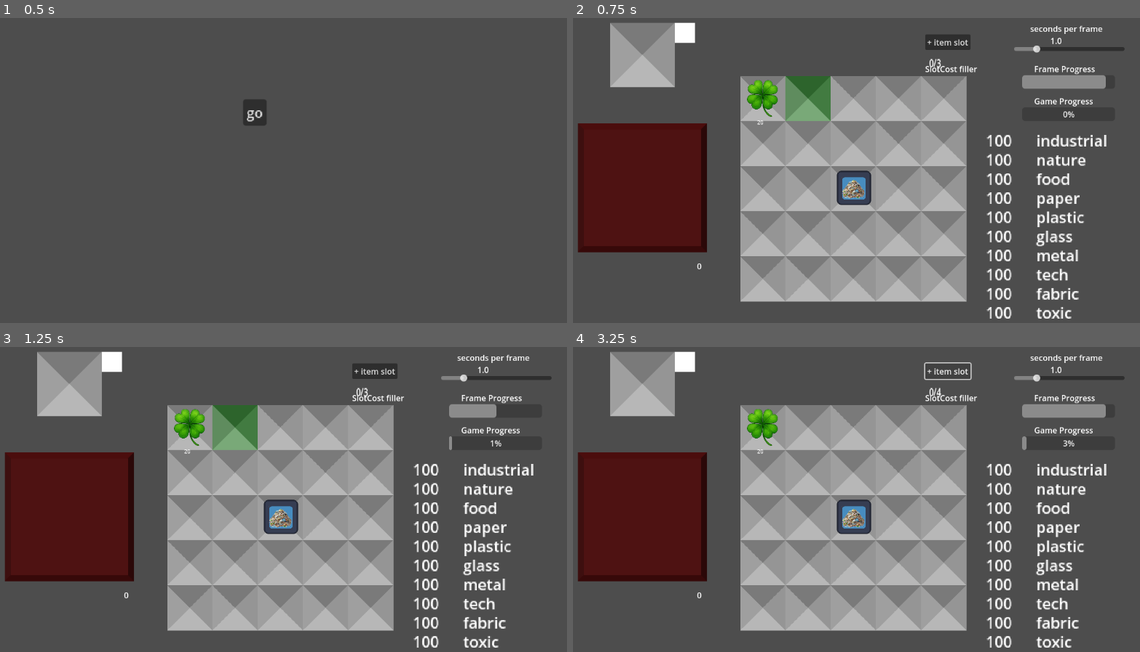
Above: before the commit, frames 1-4 (two rows, left to right).
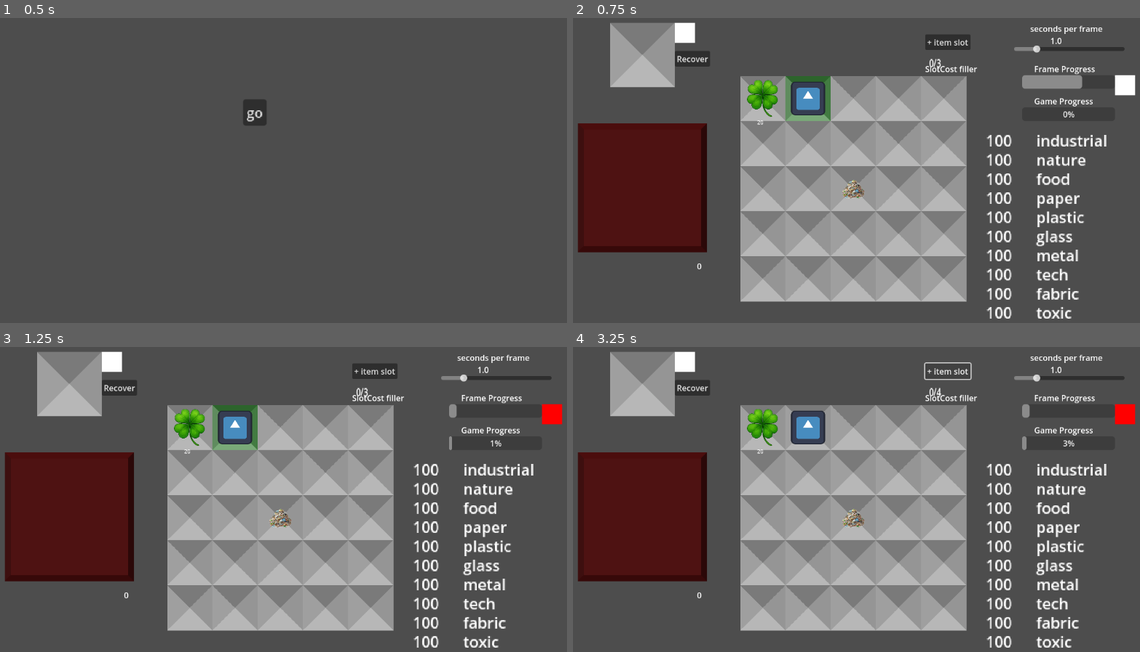
Above: after the commit, the same moments.

Repository: folkersm/junk_game
Game: Godot game, scene res://main.tscn
Same seed, same stepped clock (60 frames per second), same inputs: the game is played once before the commit and once after it. The engine's default icon, where the game draws it, is replaced by a stand-in: a white triangle on a blue panel in a dark square.
Inputs (mouse positions are in pixels of both pictures, inside the frame that each line leads up to):
- Up to frame 1 (0.5 s): no input
- Up to frame 2 (0.75 s): click "go" at 0.5 s
- Up to frame 3 (1.25 s): no input
- Up to frame 4 (3.25 s): click (692, 386) at 1.25 s, where only the run after the commit has a clickable "Recover"; click (641, 514) at 2 s; click "+ item slot" at 2.75 s

Frame 1 is identical in both runs. In frame 2, 1.9% of the frame differs, in the area x 17-100%, y 10-62%; in frame 3, 2.1%; in frame 4, 2.4%.

Commit message:
fixed the top card dragging problem

Diff:
--- a/battery.gd
+++ b/battery.gd
@@ -8,6 +8,13 @@
 var type: String = "nature"
 var location: Vector2i
 var object_name = "battery"
+
+
+
+
+
+func activate(loc, code, type, source):
+	print("printing cone activation ", loc, code, type, source)
 
 
 func set_level(nivel):
--- a/card_library.gd
+++ b/card_library.gd
@@ -8,7 +8,6 @@
 
 #rather than hard-coding a list of card details, I'm going to use
 func generate_card_probs(): # produce a data structure that holds all types and their probabilities
-	print("generating card probs in card library")
 	probability_dist = {}
 	var cards
 	for type in get_children():
--- a/clover.gd
+++ b/clover.gd
@@ -24,17 +24,12 @@
 	location = loc
 
 func activate(loc, code, type, source):
-	print("")
 	if code == "building added":
-		print("debug: got inside clover building added block")
 		var rando = rng.randi_range(0,20)
 		if level >= rando:
 			upgrade_an_adjacent()
-		else:
-			print("failed to upgrade %f %f" % [level, rando])
 
 func upgrade_an_adjacent():
-	print("modded adjacent")
 	var adjacents = []
 	for x in [-1,0,1]:
 		for y in [-1,0,1]:
@@ -44,13 +39,8 @@
 				if sx >= 0 and sx < 5 and sy >= 0 and sy < 5:
 					var obj = board.grid[sx][sy]  # Note: y is the row, x is the column
 					if obj != null and obj.has_method("mod_level"):
-						print(obj.get_class(), "debug printing class of object in clover adjacentcy check")
 						adjacents.append(obj)
-	print("clover debug", adjacents)
 	if adjacents != []:
-		print("clover at ", location, " has adjacents: ",adjacents)
 		$AnimationPlayer.play("wiggle")
 		var index = rng.randi_range(0,len(adjacents)-1)
 		adjacents[index].mod_level(1)
-	else:
-		print("no adjacent objects to clover at ", location)
--- a/cone.gd
+++ b/cone.gd
@@ -12,6 +12,9 @@
 
 
 
+func activate(loc, code, type, source):
+	print("printing cone activation ", loc, code, type, source)
+
 func set_level(nivel):
 	level = nivel
 	get_node("level").text = str(nivel)
--- a/deck.gd
+++ b/deck.gd
@@ -2,14 +2,16 @@
 
 var deck = [] #set only for testing purposes
 var card_library = load('res://card_library.tscn').instantiate()
-var game_board_node
 var resource_path_score_tracker: String = "../ScoreTracker/Scores/"
-var recycler
+var can_drop = true
+var dragging
+@onready var dragged_card = $DraggedCard
 @onready var main_view = get_node("..")
+@onready var board := get_node("../Board")
+@onready var recycler = get_node("../Recycler")
+@onready var recycler_base = get_node("../Recycler/base")
 # Called when the node enters the scene tree for the first time.
 func _ready() -> void:
-	recycler = get_node("../Recycler")
-	game_board_node= get_node("../Board")
 	$Scrap.hide()
 	$Upgrade.hide()
 	display_card()
@@ -47,8 +49,8 @@
 		var image = card_library.get_node(top_card["type"] + "/" + top_card["name"] + "/image").texture
 		$RevealedCard.texture = image
 		$CardLevel.text = str(top_card["level"])
-	else:
-		print("deck is empty")
+		$CardLevel.visible = true
+
 
 # Called every frame. 'delta' is the elapsed time since the previous frame.
 func _process(delta: float) -> void:
@@ -73,8 +75,6 @@
 	if len(deck) > 0:
 			$Scrap.show()
 			$Upgrade.show()
-	else:
-		print("ain't no cards in the deck")
 
 func _on_upgrade_pressed() -> void:
 	if len(deck) > 0:
@@ -84,5 +84,67 @@
 			cur_resouce_for_upgrade.text = str(int(cur_resouce_for_upgrade.text) -deck[-1]["level"])
 			deck[-1]["level"] +=1
 			display_card()
+
+func enable_dragging():
+	can_drop = true
+
+#revealed card is dragged meaning it is clicked
+#remove the top card and insert its info into a dragged card node
+#reveal the next card on the deck and let the deck continue to accumulate cards as usual
+#if the dragged card lands on an empty space, populate the grid with that card
+#if the dragged card misses the board, ends on the deck, or is placed on an occupied board tile send it back to the deck
+#if the dragged card ends on the recycler send it there.
+
+
+func _input(event):
+	if event is InputEventMouseButton and can_drop:
+		if event.button_index == MOUSE_BUTTON_LEFT:
+			if event.pressed:
+				# Check if the mouse is over the sprite
+				if $CardBase.get_rect().has_point($CardBase.to_local(event.position)) and len(deck) > 0:
+					dragged_card.show()
+					dragged_card.texture = card_library.get_node(deck[-1]["type"] + "/" + deck[-1]["name"] + "/image").texture
+					# remove card and send card info to dragged card
+					dragged_card.set_card(deck[-1])
+					remove_card()
+					_on_grab_card_pressed()
+					dragging = true
+					get_viewport().set_input_as_handled()
+			elif dragging:
+				dragging = false
+				handle_drop(event.position)
+
+
+	elif event is InputEventMouseMotion and dragging:
+		dragged_card.global_position += event.relative
+
+func handle_drop(mouse_position):
+	var board_node = board  # Adjust if your board is structured differently
+	var local_pos = board.to_local(mouse_position)
+	var tile_coords = board.local_to_map(local_pos)-Vector2i(1,1)
+	var recycler_pos = recycler.to_local(mouse_position)
+
+	# Defensive bounds check
+	var x = tile_coords.x
+	var y = tile_coords.y
+	if y >= 0 and y < board.grid.size() and x >= 0 and x < board.grid[y].size():
+		if board.grid_is_empty(Vector2i(x,y)):
+			var nombre = dragged_card.card_name
+			var level = dragged_card.level
+			var type = dragged_card.type
+			board.add_building(nombre, level, tile_coords, type)
+			dragged_card.release()
+			can_drop = false
+			# Do something: maybe snap it to tile or mark as occupied
+			#board.grid[y][x] = 1  # Mark tile as now occupied
 		else:
-			print("can't upgrade bro, you need more" + resource_type)
+			$DraggedCard.return_to_deck()
+			print("Tile occupied! Do something else...")
+			# e.g. move it back to starting position
+	elif recycler_base.get_rect().has_point(recycler_base.to_local(mouse_position)):
+		recycler.add_object(dragged_card.drag_card)
+		dragged_card.release()
+		print("in recycler debug deck")
+	else: #didn't land on board or recycler or deck, so send back to top of deck
+		$DraggedCard.return_to_deck()
+		print("sending dragged card back to deck")
--- /dev/null
+++ b/dragged_card.gd
@@ -0,0 +1,29 @@
+extends Sprite2D
+
+@onready var deck = get_parent()
+var card_name
+var type
+var upgrade
+var level
+var default_location = Vector2(150,250)
+var drag_card
+
+func _ready():
+	position = default_location
+
+
+func set_card(card):
+	drag_card = card
+	card_name = card.name
+	type = card.type
+	upgrade = card.upgrade
+	level = card.level
+
+func return_to_deck():
+	deck.add_card(type, card_name, level, upgrade)
+	hide()
+	position = default_location
+
+func release():
+	hide()
+	position = default_location
--- a/floor.gd
+++ b/floor.gd
@@ -7,6 +7,8 @@
 @onready var recycler_tile = get_node("../Recycler/base")
 @onready var deck = get_node("../Deck")
 @onready var deck_tile = get_node("../Deck/CardBase")
+@onready var shadow = get_node("shadow")
+@onready var main_view = get_parent()
 var build_mode: bool = false
 var grid_pos
 var CELL_SIZE = 256
@@ -16,7 +18,7 @@
 var cards_rarity #stores the rarity of each card, organized by types
 var cards_distro  = {}#tracks the probability intervals for each card within each type
 var active_objects = []
-@onready var main_view = get_parent()
+
 var cards_distro_totals = {"industrial": 0,
 "nature":0,
 "food":0,
@@ -157,9 +159,9 @@
 		else:
 			active_objects.pop_at(index)
 
-func activate(loc):
+func activate(loc, code, type, source):
 	if not grid_is_empty(loc) and coords_on_grid(loc):
-		grid[loc[0]][loc[1]].activate()
+		grid[loc[0]][loc[1]].activate(loc, code, type, source)
 
 func generate_resource(loc,type, pile_amount, source):
 	activate_objects(loc, "resource", type, source)
@@ -180,6 +182,13 @@
 		prev_pos = pos
 
 		#highlight tiles when hovering, indicate whether the item can be placed
+
+func set_focus_shadow_loc(loc):
+	if coords_on_grid(loc):
+		shadow.position = grid_to_pixel_coords(loc)
+		return true
+	else:
+		return false
 
 var is_dragging = false
 var drag_start_position = Vector2i()
@@ -203,7 +212,6 @@
 	# when released, do this, only when you were already dragging something
 	elif event is InputEventMouseButton and not event.pressed and event.button_index == MOUSE_BUTTON_LEFT and is_dragging:
 		is_dragging = false
-		print("board debug, inside release mouse")
 		var final_pos = world_to_map(get_global_mouse_position())
 		if grid_is_empty(final_pos):
 			grabbed_card.position = grid_to_pixel_coords(final_pos)
@@ -255,5 +263,4 @@
 	deck.add_card(deck_object.type, deck_object.object_name, deck_object.level, deck_object.upgrade)
 
 func focus_cell(loc):
-	print("setting focus", loc)
 	main_view.update_board_focus(loc)
--- a/game_clock.gd
+++ b/game_clock.gd
@@ -15,3 +15,5 @@
 func _on_game_clock_timer_timeout() -> void:
 	$FrameProgress.max_value = $GameSpeedAdjust.value
 	$GameSpeedAdjust/GameClockTimer.wait_time = $GameSpeedAdjust.value
+	$end_frame_signal/AnimationPlayer.play("end_frame")
+	$FrameProgress.value = 0
--- a/main.tscn
+++ b/main.tscn
@@ -14,6 +14,7 @@
 [ext_resource type="Texture2D" uid="uid://dy5gwumf7v4uf" path="res://art/card_base.png" id="11_fyjnb"]
 [ext_resource type="Script" uid="uid://ddsu04m3a3x1e" path="res://score_tracker.gd" id="12_45ku1"]
 [ext_resource type="Script" uid="uid://cp3j6sups72pv" path="res://revealed_card.gd" id="12_w48qg"]
+[ext_resource type="Script" uid="uid://cwf6dm5ojhk8v" path="res://dragged_card.gd" id="12_yaehf"]
 [ext_resource type="Script" uid="uid://b2epgkp62cusb" path="res://recycler.gd" id="15_vivmo"]
 [ext_resource type="Texture2D" uid="uid://5rhbgsvjo8w7" path="res://icon.svg" id="16_2cqfq"]
 
@@ -52,6 +53,43 @@
 _data = {
 &"RESET": SubResource("Animation_2cqfq"),
 &"recycle": SubResource("Animation_vivmo")
+}
+
+[sub_resource type="Animation" id="Animation_074og"]
+length = 0.001
+tracks/0/type = "value"
+tracks/0/imported = false
+tracks/0/enabled = true
+tracks/0/path = NodePath(".:color")
+tracks/0/interp = 1
+tracks/0/loop_wrap = true
+tracks/0/keys = {
+"times": PackedFloat32Array(0),
+"transitions": PackedFloat32Array(1),
+"update": 0,
+"values": [Color(1, 1, 1, 1)]
+}
+
+[sub_resource type="Animation" id="Animation_yaehf"]
+resource_name = "end_frame"
+length = 0.09
+tracks/0/type = "value"
+tracks/0/imported = false
+tracks/0/enabled = true
+tracks/0/path = NodePath(".:color")
+tracks/0/interp = 1
+tracks/0/loop_wrap = true
+tracks/0/keys = {
+"times": PackedFloat32Array(0, 0.0333333, 0.0666667),
+"transitions": PackedFloat32Array(22.6274, 4.14105, 1),
+"update": 0,
+"values": [Color(1, 1, 1, 1), Color(1, 0, 0, 1), Color(1, 1, 1, 1)]
+}
+
+[sub_resource type="AnimationLibrary" id="AnimationLibrary_cegan"]
+_data = {
+&"RESET": SubResource("Animation_074og"),
+&"end_frame": SubResource("Animation_yaehf")
 }
 
 [sub_resource type="StyleBoxEmpty" id="StyleBoxEmpty_2pvlv"]
@@ -632,6 +670,12 @@
 &"": SubResource("AnimationLibrary_yaehf")
 }
 
+[node name="recover" type="Button" parent="MainView/Recycler"]
+offset_left = 64.0
+offset_top = -8.0
+offset_right = 72.0
+text = "Recover"
+
 [node name="GameClock" type="Node2D" parent="MainView"]
 script = ExtResource("4_bjsv2")
 
@@ -693,6 +737,17 @@
 offset_bottom = 191.0
 text = "Game Progress"
 
+[node name="end_frame_signal" type="ColorRect" parent="MainView/GameClock"]
+offset_left = 1088.0
+offset_top = 128.0
+offset_right = 1128.0
+offset_bottom = 168.0
+
+[node name="AnimationPlayer" type="AnimationPlayer" parent="MainView/GameClock/end_frame_signal"]
+libraries = {
+&"": SubResource("AnimationLibrary_cegan")
+}
+
 [node name="ItemBar" type="Node2D" parent="MainView"]
 script = ExtResource("9_de2uq")
 
@@ -746,18 +801,18 @@
 position = Vector2(152, 256)
 
 [node name="Upgrade" type="Button" parent="MainView/Deck"]
-offset_left = 256.0
-offset_top = 155.0
-offset_right = 331.0
-offset_bottom = 186.0
+offset_left = 208.0
+offset_top = 96.0
+offset_right = 283.0
+offset_bottom = 127.0
 text = "Upgrade
 "
 
 [node name="Scrap" type="Button" parent="MainView/Deck"]
-offset_left = 256.0
-offset_top = 264.0
-offset_right = 307.0
-offset_bottom = 295.0
+offset_left = 128.0
+offset_top = 96.0
+offset_right = 179.0
+offset_bottom = 127.0
 text = "Scrap"
 
 [node name="CardCount" type="Label" parent="MainView/Deck"]
@@ -771,6 +826,10 @@
 offset_top = 144.0
 offset_right = 80.0
 offset_bottom = 167.0
+
+[node name="DraggedCard" type="Sprite2D" parent="MainView/Deck"]
+z_index = 1
+script = ExtResource("12_yaehf")
 
 [node name="ScoreTracker" type="Node2D" parent="MainView"]
 position = Vector2(832, 256)
@@ -960,9 +1019,12 @@
 scale = Vector2(1.72293, 1.68683)
 text = "go"
 
+[connection signal="pressed" from="MainView/Recycler/recover" to="MainView/Recycler" method="_on_recover_pressed"]
 [connection signal="timeout" from="MainView/GameClock/GameSpeedAdjust/GameClockTimer" to="MainView" method="process_frame"]
 [connection signal="timeout" from="MainView/GameClock/GameSpeedAdjust/GameClockTimer" to="MainView/Recycler" method="on_frame_end"]
 [connection signal="timeout" from="MainView/GameClock/GameSpeedAdjust/GameClockTimer" to="MainView/GameClock" method="_on_game_clock_timer_timeout"]
+[connection signal="timeout" from="MainView/GameClock/GameSpeedAdjust/GameClockTimer" to="MainView/Deck" method="enable_dragging"]
+[connection signal="timeout" from="MainView/GameClock/GameSpeedAdjust/GameClockTimer" to="MainView/Deck/RevealedCard" method="enable_dragging"]
 [connection signal="done" from="MainView/GameClock/FrameProgress" to="MainView/GameClock/GameProgress" method="_on_frame_progress_done"]
 [connection signal="pressed" from="MainView/ItemBar/PurchaseSlot" to="MainView/ItemBar" method="purchase_slot"]
 [connection signal="pressed" from="MainView/Deck/GrabCard" to="MainView/Deck" method="_on_grab_card_pressed"]
--- a/main_view.gd
+++ b/main_view.gd
@@ -12,7 +12,8 @@
 	original_size = get_viewport().size
 
 func update_board_focus(coords):
-	player_board_focus = coords
+	if board.set_focus_shadow_loc(coords):
+		player_board_focus = coords
 
 
 # Called every frame. 'delta' is the elapsed time since the previous frame.
@@ -22,7 +23,7 @@
 
 func process_frame():
 	if player_board_focus != null:
-		board.activate(player_board_focus)
+		board.activate(player_board_focus, "player_focus", "null", "player_focus")
 
 
 func _on_screen_adjust_timer_timeout() -> void:
--- a/pile.gd
+++ b/pile.gd
@@ -68,9 +68,9 @@
 	$GarbagePileHighlight.hide()
 
 func _on_select_pressed() -> void:
-	main_view.player_board_focus = coords
+	main_view.update_board_focus(coords)
 
-func activate():
+func activate(loc, code, input_type, source):
 	$DigAnimation.play("wiggle")
 	var type = select_randomly()
 	var random_action = randf_range(0.0,1.0)
--- a/recycler.gd
+++ b/recycler.gd
@@ -2,6 +2,7 @@
 
 var stack = []
 var resource_path_score_tracker: String = "../ScoreTracker/Scores/"
+@onready var deck = get_node("../Deck")
 var card_library
 
 func _ready():
@@ -29,9 +30,9 @@
 	display_height()
 
 func display_card():
+	display_height()
 	if (len(stack) > 0):
 		var top_card = stack[-1]
-		print("recycler top card ",top_card)
 		var image = card_library.get_node(top_card["type"] + "/" + top_card["name"] + "/image").texture
 		$top_card.texture = image
 		$CardLevel.text = str(top_card["level"])
@@ -40,4 +41,21 @@
 	else:
 		$top_card.hide()
 		$CardLevel.hide()
-		print("deck is empty")
+
+func recover_top():
+	if len(stack) > 0:
+		var recover_card = stack[-1]
+		deck.add_card(recover_card.type, recover_card.name, recover_card.level, recover_card.upgrade)
+		stack.pop_back()
+		display_card()
+
+
+func _on_recover_pressed() -> void:
+	if Input.is_key_pressed(KEY_SHIFT):
+		for i in len(stack):
+			var recover_card = stack[0]
+			deck.add_card(recover_card.type, recover_card.name, recover_card.level, recover_card.upgrade)
+			stack.pop_front()
+		display_card()
+	else:
+		recover_top()
--- a/revealed_card.gd
+++ b/revealed_card.gd
@@ -2,49 +2,66 @@
 
 var dragging := false
 var default_location = Vector2(150,250)
+var can_drop
 @onready var board := get_node("../../Board")
+#
+#func enable_dragging():
+	#can_drop = true
 
-func _input(event):
-	if event is InputEventMouseButton:
-		if event.button_index == MOUSE_BUTTON_LEFT:
-			if event.pressed:
-				# Check if the mouse is over the sprite
-				if get_rect().has_point(to_local(event.position)):
-					get_parent()._on_grab_card_pressed()
-					dragging = true
-					get_viewport().set_input_as_handled()
-			elif dragging:
-				dragging = false
-				handle_drop(event.position)
-
-
-	elif event is InputEventMouseMotion and dragging:
-		global_position += event.relative
-
-func handle_drop(mouse_position):
-	var board_node = board  # Adjust if your board is structured differently
-	var local_pos = board_node.to_local(mouse_position)
-	var tile_coords = board_node.local_to_map(local_pos)-Vector2i(1,1)
-
-	# Defensive bounds check
-	var x = tile_coords.x
-	var y = tile_coords.y
-	if y >= 0 and y < board.grid.size() and x >= 0 and x < board.grid[y].size():
-		if board.grid_is_empty(Vector2i(x,y)) and 0 < len(get_parent().deck):
-			print("Dropped on open tile at: ", tile_coords)
-			var top_card = get_parent().deck[-1]
-			var level = top_card["level"]
-			var nombre = top_card["name"]
-			var type = top_card["type"]
-			board.add_building(nombre, level, tile_coords, type)
-			position = default_location
-			get_parent().remove_card()
-			# Do something: maybe snap it to tile or mark as occupied
-			#board.grid[y][x] = 1  # Mark tile as now occupied
-		else:
-			position = default_location
-			print("Tile occupied! Do something else...")
-			# e.g. move it back to starting position
-	else:
-		position = default_location
-		print("Out of bounds drop!")
+#revealed card is dragged meaning it is clicked
+#remove the top card and insert its info into a dragged card node
+#reveal the next card on the deck and let the deck continue to accumulate cards as usual
+#if the dragged card lands on an empty space, populate the grid with that card
+#if the dragged card misses the board, ends on the deck, or is placed on an occupied board tile send it back to the deck
+#if the dragged card ends on the recycler send it there.
+#
+#
+#func _input(event):
+	#if event is InputEventMouseButton and can_drop:
+		#if event.button_index == MOUSE_BUTTON_LEFT:
+			#if event.pressed:
+				## Check if the mouse is over the sprite
+				#if get_rect().has_point(to_local(event.position)):
+					#get_parent()._on_grab_card_pressed()
+					#dragging = true
+					#get_viewport().set_input_as_handled()
+			#elif dragging:
+				#dragging = false
+				#handle_drop(event.position)
+				#
+#
+	#elif event is InputEventMouseMotion and dragging:
+		#global_position += event.relative
+#
+#func handle_drop(mouse_position):
+	#var board_node = board  # Adjust if your board is structured differently
+	#var local_pos = board_node.to_local(mouse_position)
+	#var tile_coords = board_node.local_to_map(local_pos)-Vector2i(1,1)
+#
+	## Defensive bounds check
+	#var x = tile_coords.x
+	#var y = tile_coords.y
+	#if y >= 0 and y < board.grid.size() and x >= 0 and x < board.grid[y].size():
+		#if board.grid_is_empty(Vector2i(x,y)) and 0 < len(get_parent().deck):
+			#print("Dropped on open tile at: ", tile_coords)
+			#var top_card = get_parent().deck[-1]
+			#var level = top_card["level"]
+			#var nombre = top_card["name"]
+			#var type = top_card["type"]
+			#board.add_building(nombre, level, tile_coords, type)
+			#position = default_location
+			#get_parent().remove_card()
+			#can_drop = false
+			## Do something: maybe snap it to tile or mark as occupied
+			##board.grid[y][x] = 1  # Mark tile as now occupied
+		#else:
+			#position = default_location
+			#print("Tile occupied! Do something else...")
+			## e.g. move it back to starting position
+	#else:
+		#position = default_location
+		#print("Out of bounds drop!")
+#
+#
+#func _on_game_clock_timer_timeout() -> void:
+	#pass # Replace with function body.
Binary file added: Cards/qtip.png
Not shown, added: Cards/qtip.png.import
Binary file added: Cards/tp.png
Not shown, added: Cards/tp.png.import
Not shown, added: dragged_card.gd.uid
Not shown: 1 places in main.tscn that only renumber resources
